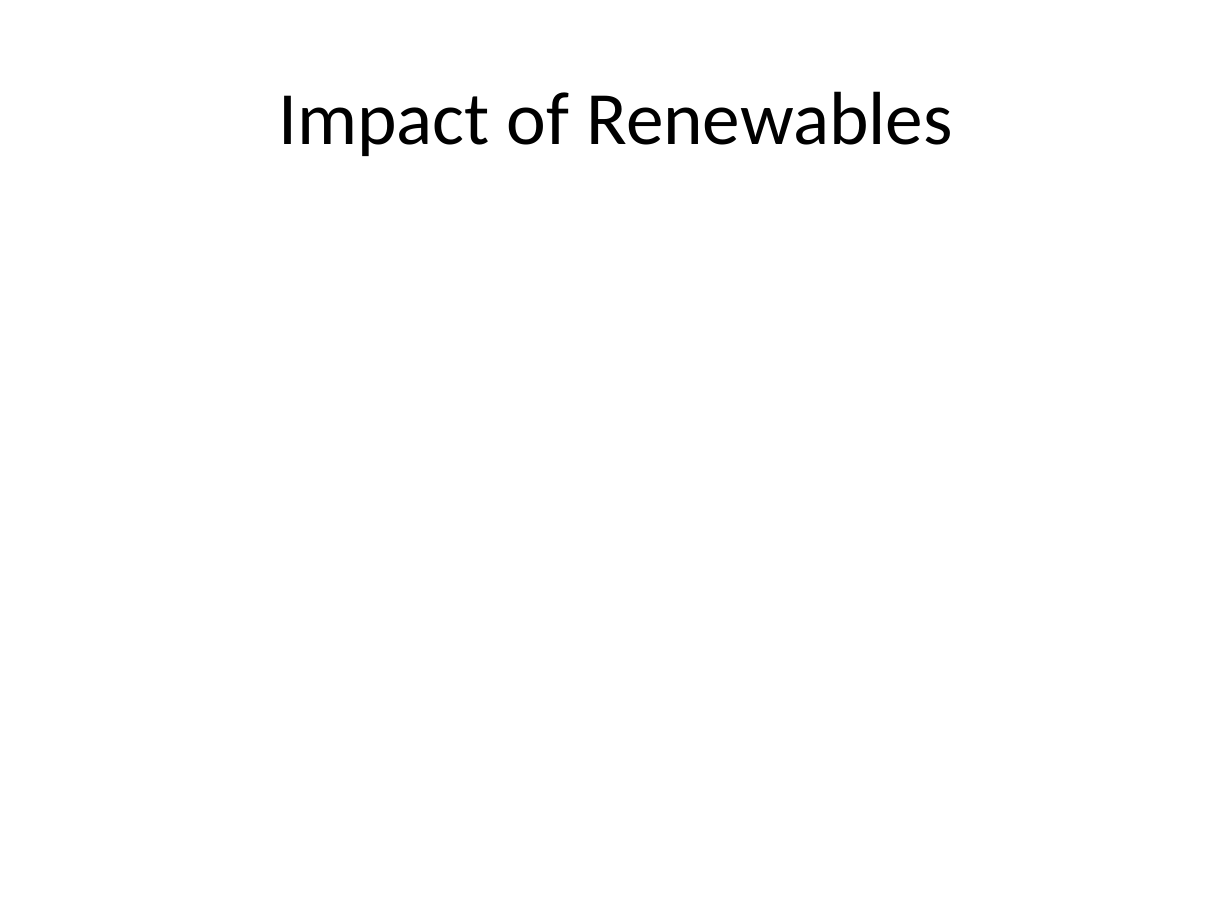
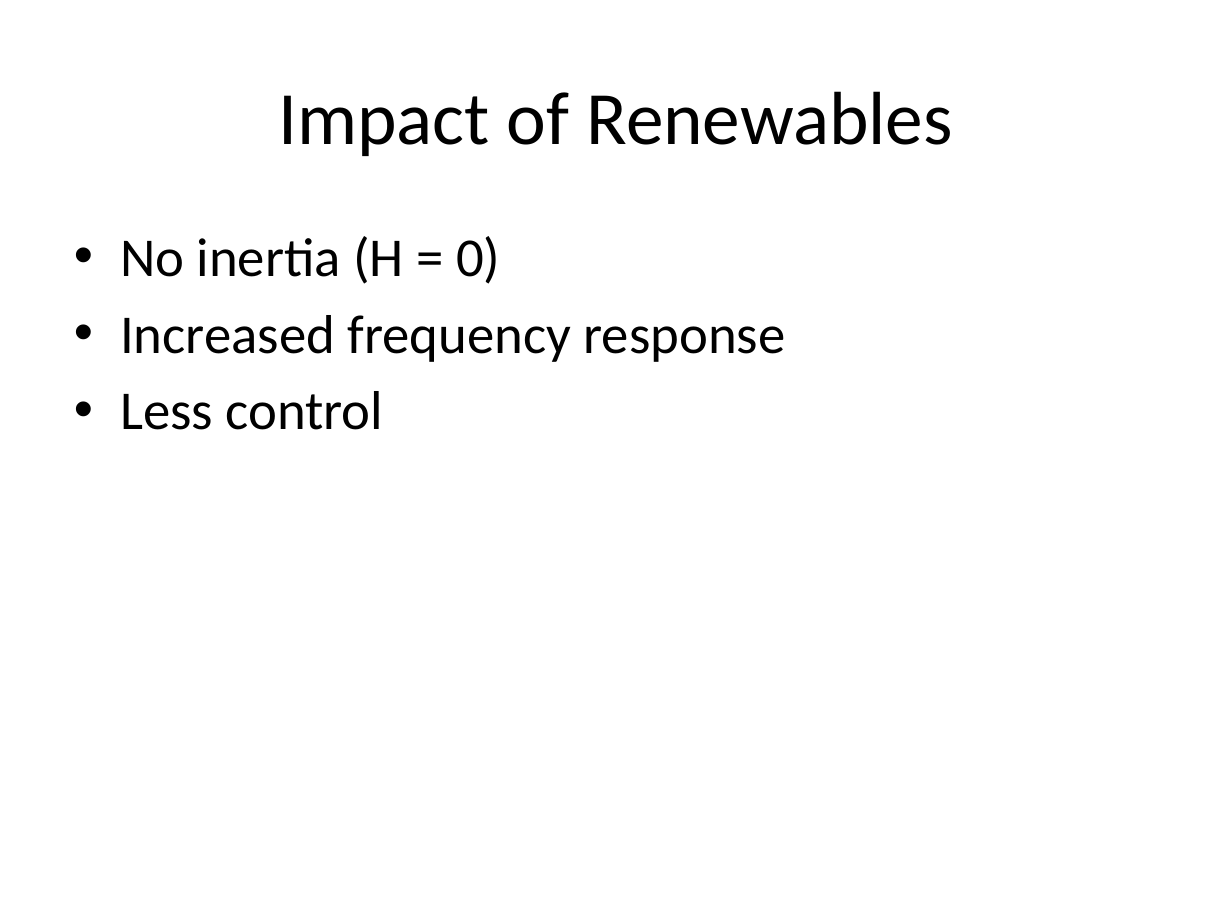
Before and after one commit to mswan96/SUPERB, a slide deck: slide 7 of Literature Review.pptx. Drawn at 1232x924 pixels with LibreOffice and Linux fonts; fonts in the diff are those of the drawing. Boxes give left, top, right and bottom in pixels: in the first picture for what was removed or moved away, otherwise in the second. Text is boxed around its words. In the diff, an @@ line names an element or a change of style, - is before the commit and + after.

```diff
--- a/Literature Review.pptx
+++ b/Literature Review.pptx
@@ text added at [120, 236, 786, 430], 32 pt, text #000000 @@
+• No inertia (H = 0)
+• Increased frequency response
+• Less control
```
Also in this commit, not shown: 3 other slides changed, 4 slides added, 1 slide removed.
